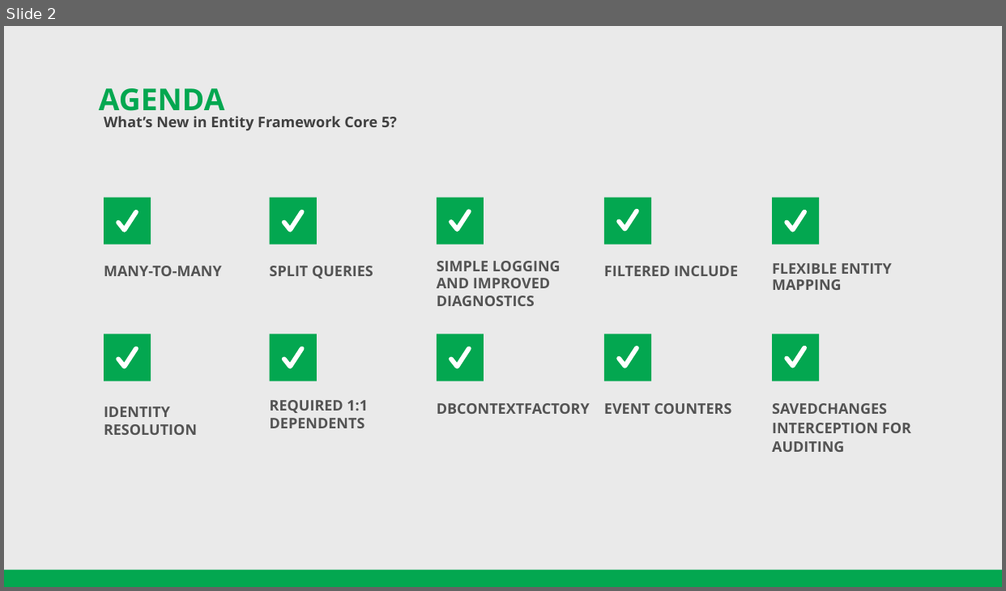
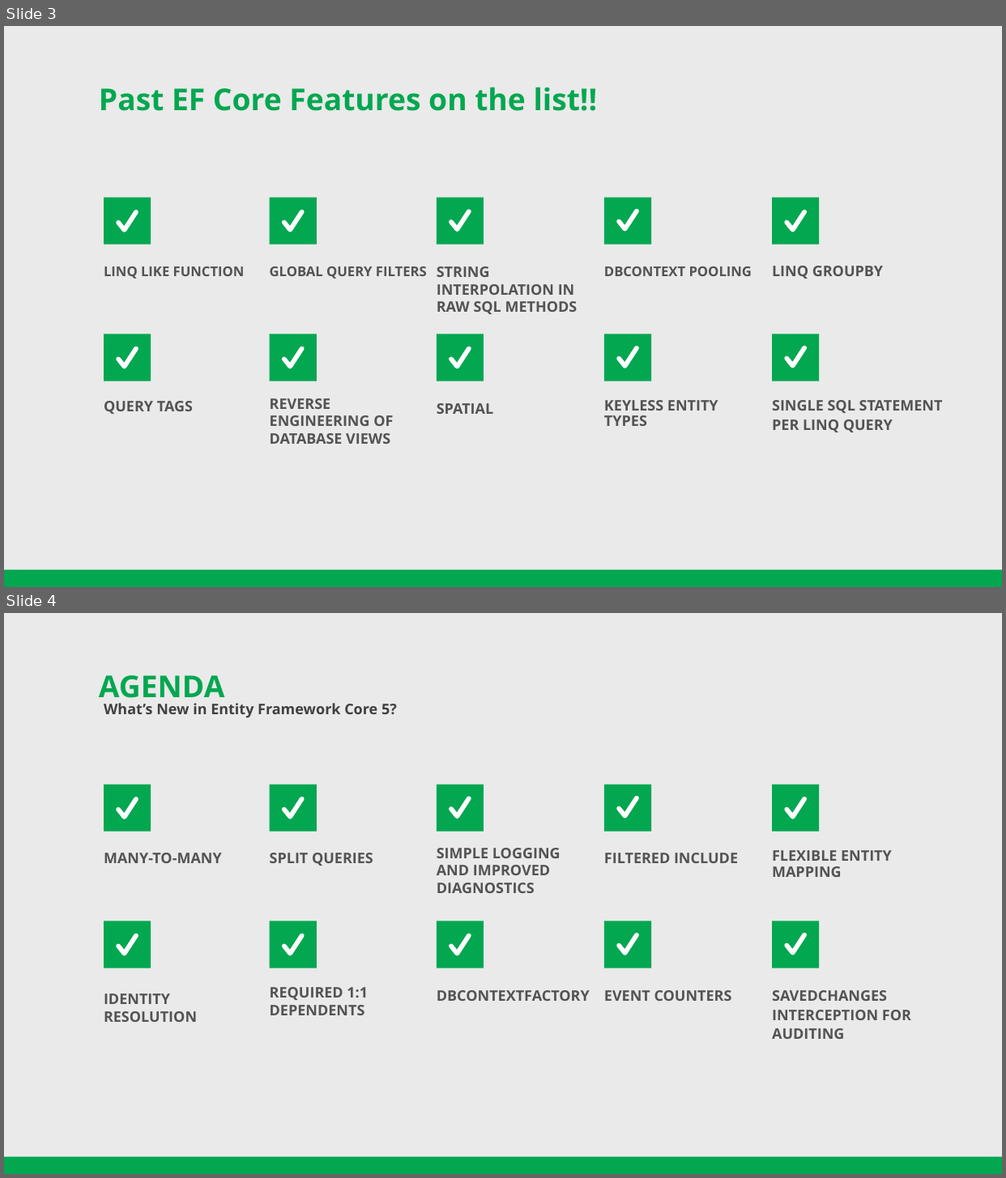
Before and after one commit to cwoodruff/EFCore5Demos, a slide deck: What’s new in Entity Framework Core 5.pptx. Shown one above the other, each under a label of ours: slide 2 before the commit, slides 3 and 4 after it. The pictures are 1006x591 and 1006x1178 pixels, drawn with LibreOffice and Linux fonts; fonts in the diff are those of the drawing. Boxes give left, top, right and bottom in pixels: in the first picture for what was removed or moved away, otherwise in the second. Text is boxed around its words. In the diff, an @@ line names an element or a change of style, - is before the commit and + after.

```diff
--- a/What’s new in Entity Framework Core 5.pptx
+++ b/What’s new in Entity Framework Core 5.pptx
@@ slide 3 added at [4,26,1002,587], background #EAEAEA; not listed: 1 template element that a slide beside it also shows @@
@@ title added at [99,87,598,111], 29 pt, text #03A750, bold @@
+Past EF Core Features on the list!!
@@ rectangle added at [104,198,151,245], fill #03A750 @@
@@ freeform shape added at [117,210,138,233], fill #FFFFFF @@
@@ rectangle added at [270,198,317,245], fill #03A750 @@
@@ freeform shape added at [282,210,305,233], fill #FFFFFF @@
@@ rectangle added at [437,198,484,245], fill #03A750 @@
@@ freeform shape added at [449,209,471,232], fill #FFFFFF @@
@@ rectangle added at [604,198,651,245], fill #03A750 @@
@@ freeform shape added at [616,209,639,231], fill #FFFFFF @@
@@ rectangle added at [772,198,819,245], fill #03A750 @@
@@ freeform shape added at [785,210,808,233], fill #FFFFFF @@
@@ text added at [104,267,245,279], 12.9 pt, text #535353, bold @@
+LINQ LIKE FUNCTION
@@ text added at [270,267,427,279], 12.9 pt, text #535353, bold @@
+GLOBAL QUERY FILTERS
@@ text added at [437,267,577,314], 14 pt, text #535353, bold @@
+STRING INTERPOLATION IN RAW SQL METHODS
@@ text added at [604,267,752,276], 12.9 pt, text #535353, bold @@
+DBCONTEXT POOLING
@@ text added at [772,266,883,279], 14 pt, text #535353, bold @@
+LINQ GROUPBY
@@ rectangle added at [104,335,151,382], fill #03A750 @@
@@ rectangle added at [270,335,317,382], fill #03A750 @@
@@ rectangle added at [437,335,484,382], fill #03A750 @@
@@ rectangle added at [604,335,651,382], fill #03A750 @@
@@ rectangle added at [772,335,819,382], fill #03A750 @@
@@ freeform shape added at [117,347,138,369], fill #FFFFFF @@
@@ freeform shape added at [282,347,305,369], fill #FFFFFF @@
@@ freeform shape added at [449,347,471,369], fill #FFFFFF @@
@@ freeform shape added at [616,347,639,369], fill #FFFFFF @@
@@ freeform shape added at [785,346,808,368], fill #FFFFFF @@
@@ text added at [104,401,193,414], 14 pt, text #535353, bold @@
+QUERY TAGS
@@ text added at [270,399,393,444], 14 pt, text #535353, bold @@
+REVERSE ENGINEERING OF DATABASE VIEWS
@@ text added at [437,403,493,414], 14 pt, text #535353, bold @@
+SPATIAL
@@ text added at [604,400,718,426], 14 pt, text #535353, bold @@
+KEYLESS ENTITY TYPES
@@ text added at [772,400,943,433], 14 pt, text #535353, bold @@
+SINGLE SQL STATEMENT PER LINQ QUERY
@@ what was slide 2 is now slide 4 @@
```
Also in this commit, not shown: 6 slides changed, 3 other slides added.
